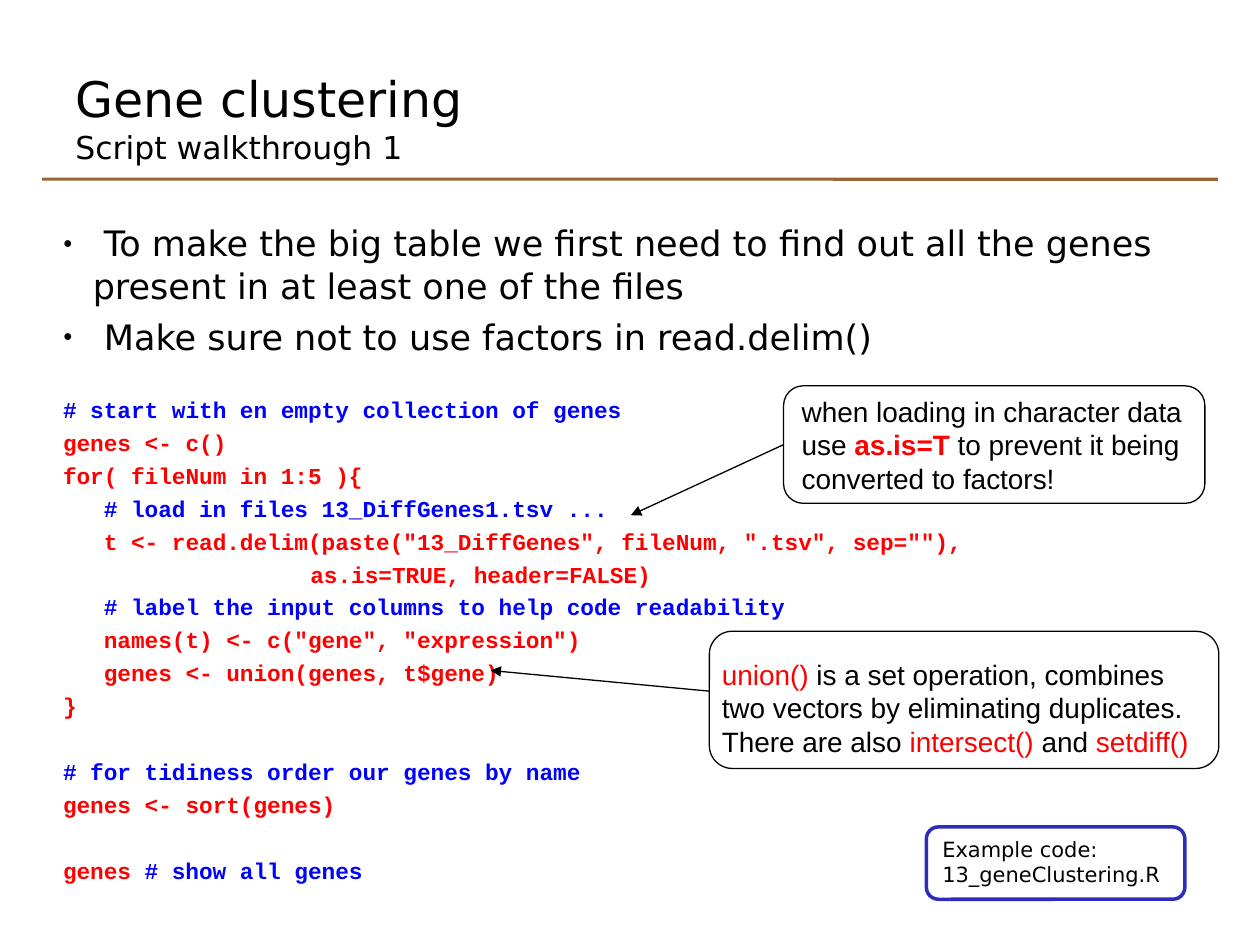
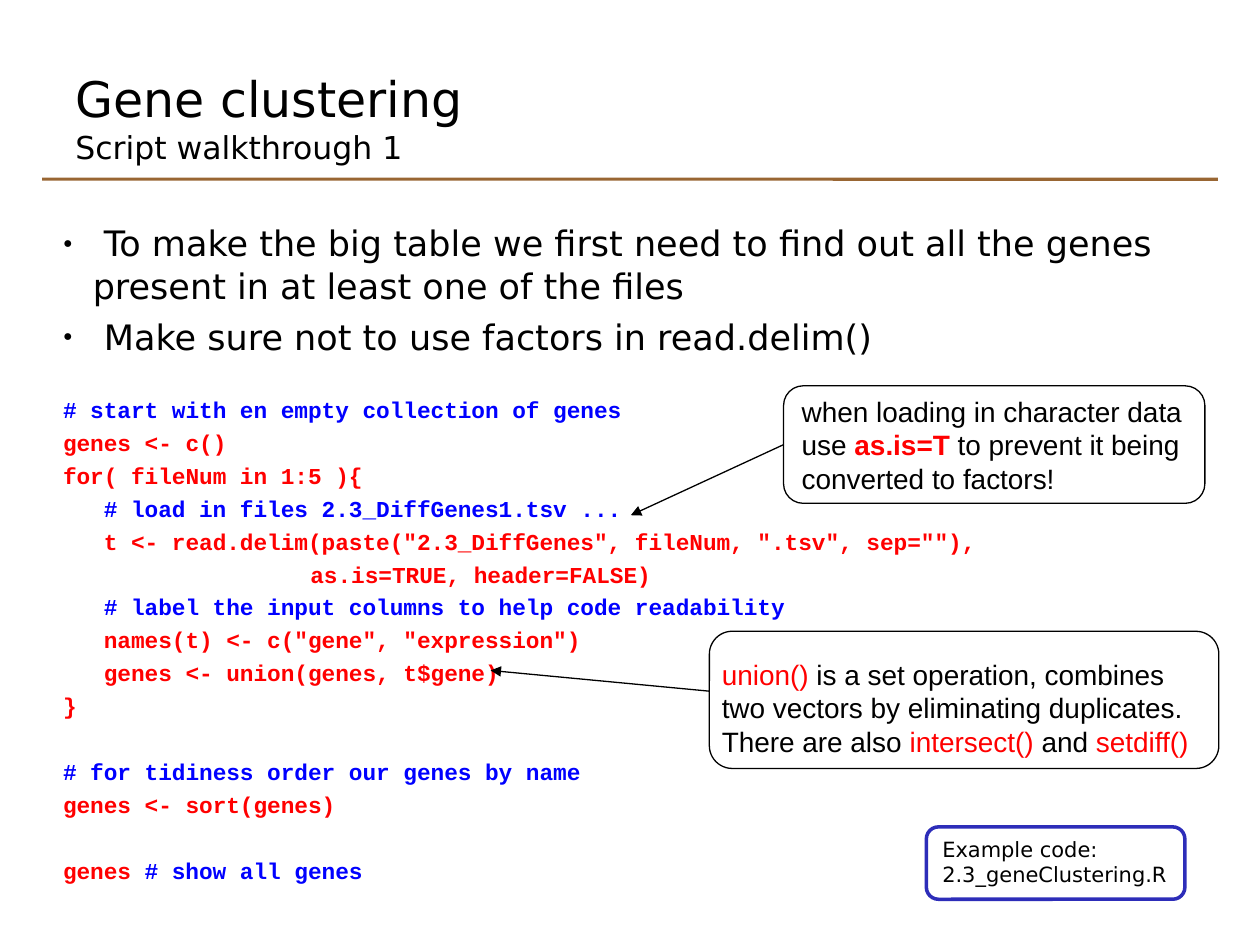
Before and after one commit to johnomics/basicr, a slide deck: slide 48 of Basic_R_Day_2_slides.odp. Drawn at 1260x945 pixels with LibreOffice and Linux fonts; fonts in the diff are those of the drawing. Boxes give left, top, right and bottom in pixels: in the first picture for what was removed or moved away, otherwise in the second. Text is boxed around its words. In the diff, an @@ line names an element or a change of style, - is before the commit and + after.

```diff
--- a/Basic_R_Day_2_slides.odp
+++ b/Basic_R_Day_2_slides.odp
@@ text at <box>104,500,975,555</box>: text changed @@
-# load in files 13_DiffGenes1.tsv ...
-t <- read.delim(paste("13_DiffGenes", fileNum, ".tsv", sep=""),
+# load in files 2.3_DiffGenes1.tsv ...
+t <- read.delim(paste("2.3_DiffGenes", fileNum, ".tsv", sep=""),
@@ text in rounded rectangle at <box>942,866,1166,887</box>: text changed @@
-13_geneClustering.R
+2.3_geneClustering.R
```
Also in this commit, not shown: 4 other slides changed, 20 slides added, 28 slides removed, 39 other files.
